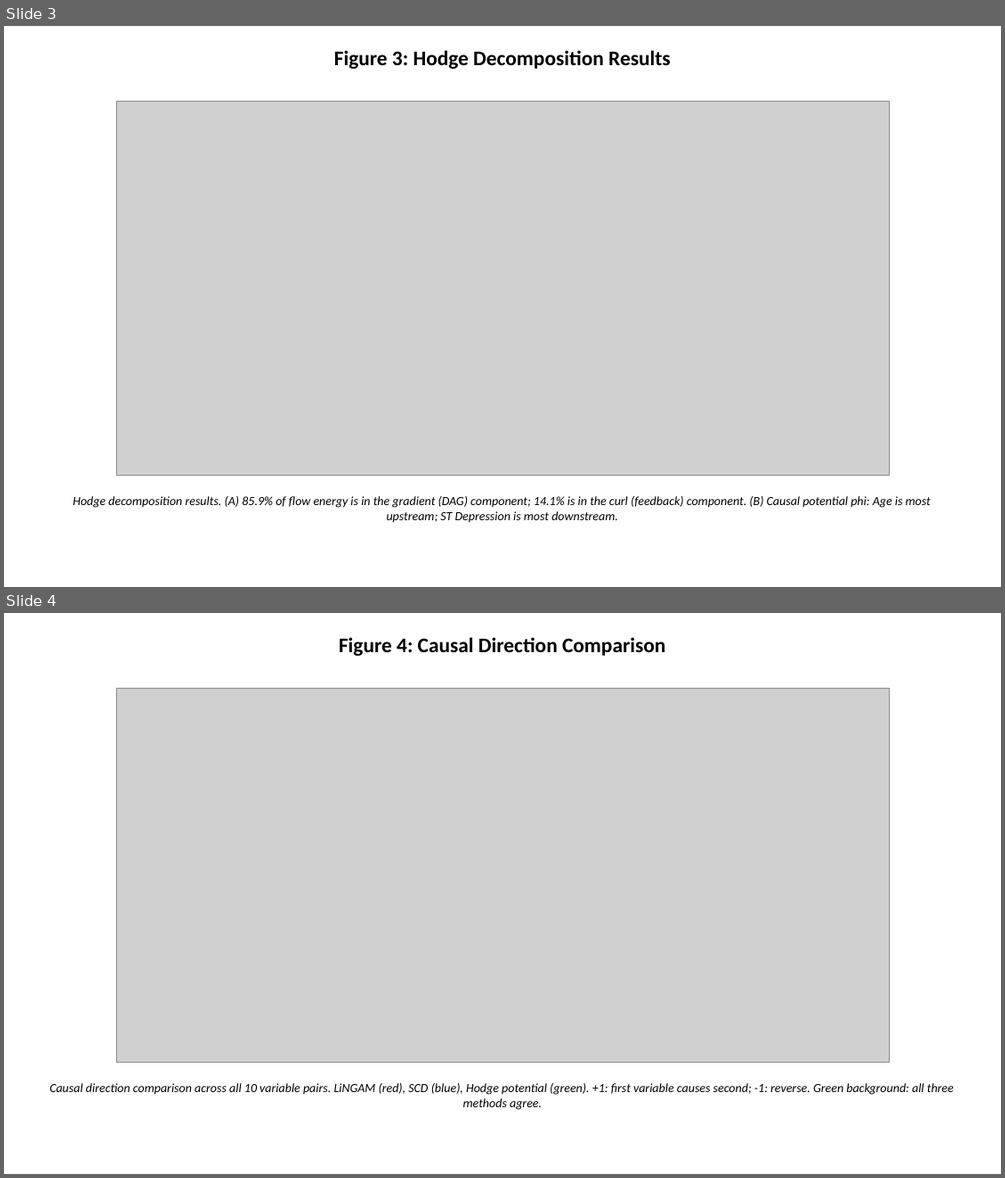
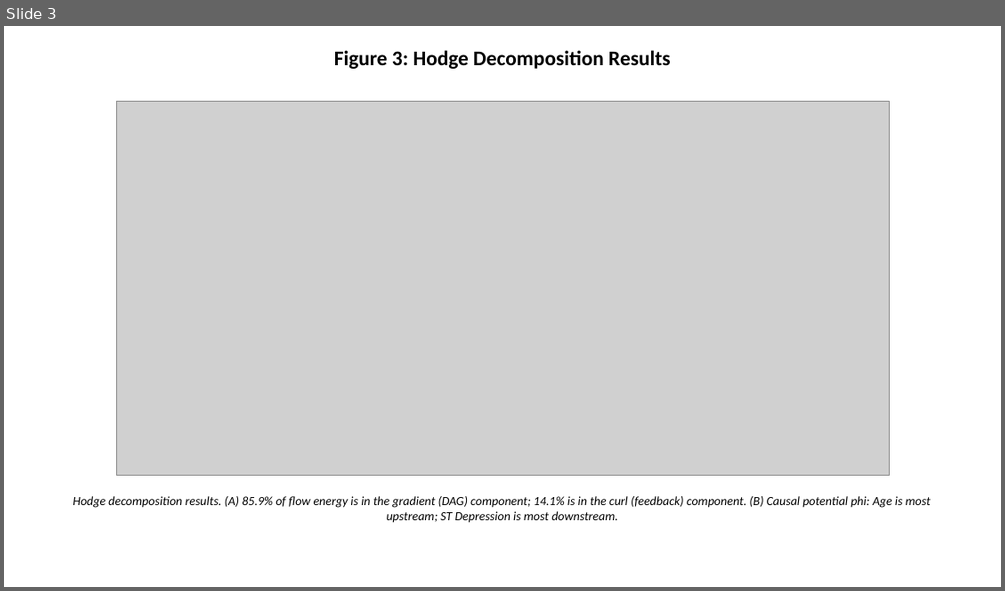
Before and after one commit to bougtoir/kotha-rct-decomposition, a slide deck: spectral-causality-jmlr/spectral_causality_figures.pptx. Shown one above the other, each under a label of ours: slides 3 and 4 before the commit, slide 3 after it. The pictures are 1005x1178 and 1005x591 pixels, drawn with LibreOffice and Linux fonts; fonts in the diff are those of the drawing; grey boxes stand for pictures. Boxes give left, top, right and bottom in pixels: in the first picture for what was removed or moved away, otherwise in the second. Text is boxed around its words. In the diff, an @@ line names an element or a change of style, - is before the commit and + after.

```diff
--- a/spectral-causality-jmlr/spectral_causality_figures.pptx
+++ b/spectral-causality-jmlr/spectral_causality_figures.pptx
@@ slide 4 removed at box(4, 613, 1001, 1174), background #FFFFFF @@
@@ text removed at box(339, 637, 665, 656) @@
-Figure 4: Causal Direction Comparison
@@ picture removed at box(116, 688, 889, 1062) @@
@@ text removed at box(49, 1083, 954, 1110) @@
-Causal direction comparison across all 10 variable pairs. LiNGAM (red), SCD (blue), Hodge potential (green). +1: first variable causes second; -1: reverse. Green background: all three methods agree.
```
Also in this commit, not shown: 2 slides changed, 4 other slides removed, 9 other files.
